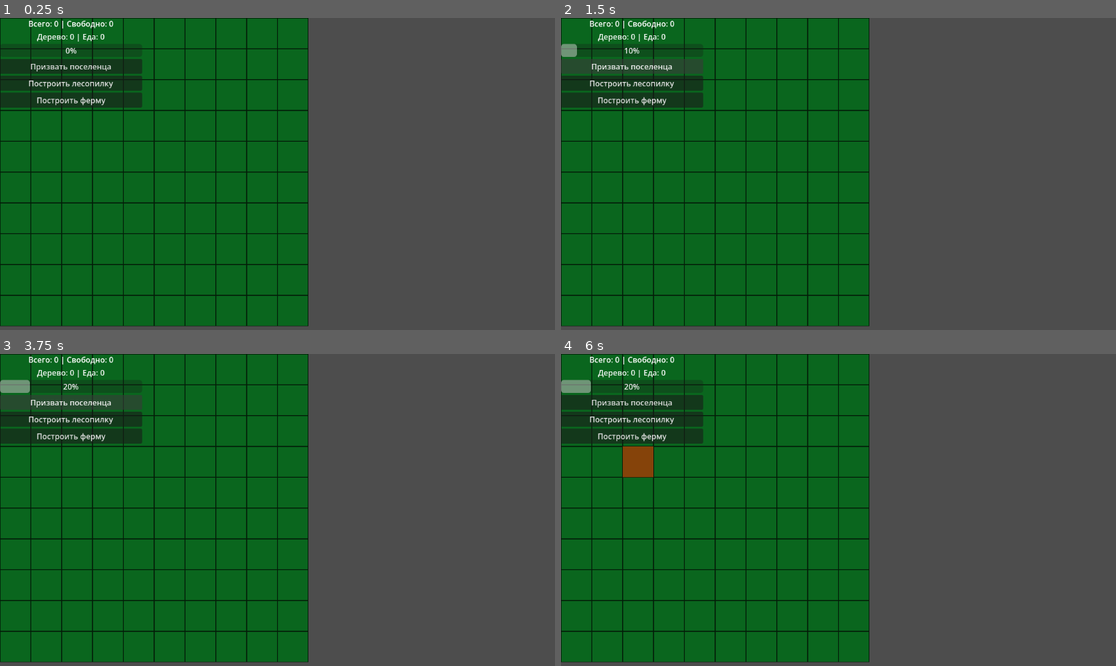
Above: before the commit, frames 1-4 (two rows, left to right).
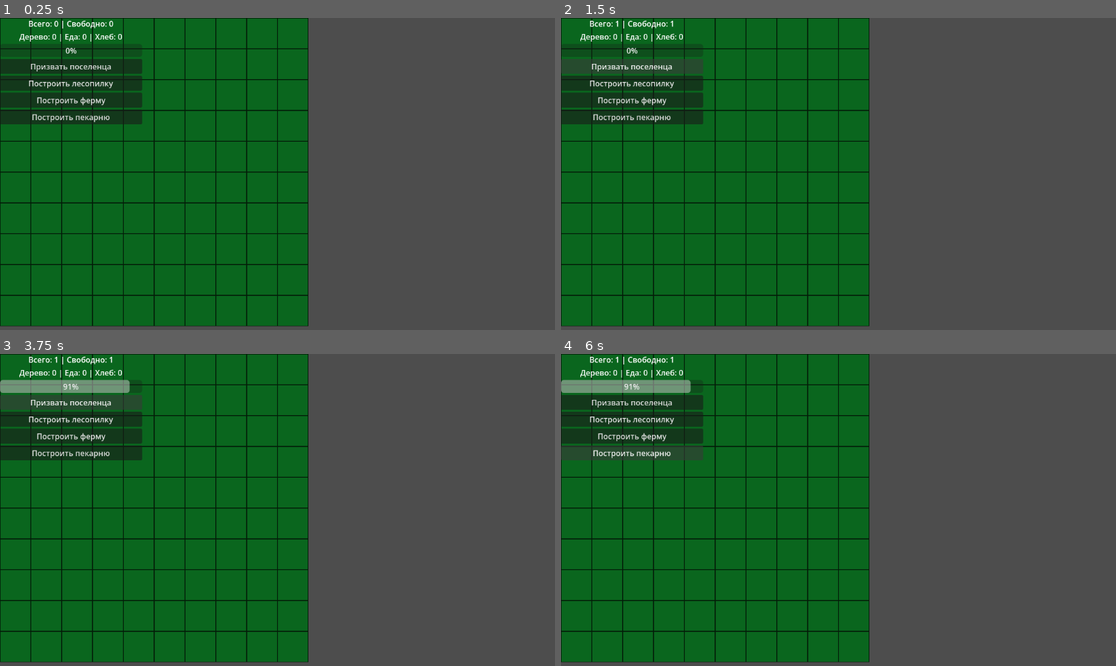
Above: after the commit, the same moments.

Repository: Daffix1/AppFromMyDad
Game: Godot game, scene res://Main.tscn
The game is run twice, just before and just after one commit, with the same random seed, the same clock (stepped at 60 frames per second) and the same inputs.
Inputs (mouse positions are in pixels of both pictures, inside the frame that each line leads up to):
- Up to frame 1 (0.25 s): no input
- Up to frame 2 (1.5 s): click (633, 117) at 0.5 s, where only the run after the commit has a clickable "Построить пекарню"; click "Призвать поселенца" at 1.25 s
- Up to frame 3 (3.75 s): click "Построить лесопилку" at 2 s; click "Построить ферму" at 2.75 s; click "Призвать поселенца" at 3.5 s
- Up to frame 4 (6 s): click "Построить лесопилку" at 4.25 s; click "Построить ферму" at 5 s; click (633, 453) at 5.75 s, where only the run after the commit has a clickable "Построить пекарню"

The runs differ from the first frame. In frame 1, 1.3% of the frame differs, in the area x 0-26%, y 4-35%; in frame 2, 1.5%; in frame 3, 2.1%; in frame 4, 2.5%, in the area x 0-26%, y 0-40%.

Commit message:
added feature is produce cycle. from 2 resources we create one. added new building Bakery added button and Ui for this build

Diff:
--- a/Main.tscn
+++ b/Main.tscn
@@ -68,6 +68,10 @@
 layout_mode = 2
 text = "Построить ферму"
 
+[node name="BuildBakeryButton" type="Button" parent="CanvasLayer/UI/VBoxContainer" unique_id=190894890]
+layout_mode = 2
+text = "Построить пекарню"
+
 [node name="World" type="Node2D" parent="." unique_id=1704474968]
 script = ExtResource("2_r0du0")
 
--- /dev/null
+++ b/buildings/bakery.tres
@@ -0,0 +1,22 @@
+[gd_resource type="Resource" script_class="BuildingData" format=3 uid="uid://6k5qnyt66k0k"]
+
+[ext_resource type="Script" uid="uid://8it2h0lnyavq" path="res://scripts/data/BuildingData.gd" id="1_ol83w"]
+
+[resource]
+script = ExtResource("1_ol83w")
+id = "bakery"
+building_name = "Пекарня"
+worker_slots = 2
+resource_costs = {
+"food": 10,
+"wood": 20
+}
+processing_time = 1.0
+processing_input = {
+"food": 3,
+"wood": 1
+}
+processing_output = {
+"bread": 1
+}
+metadata/_custom_type_script = "uid://8it2h0lnyavq"
--- a/scripts/managers/BuildingDatabase.gd
+++ b/scripts/managers/BuildingDatabase.gd
@@ -8,6 +8,7 @@
 func load_buildings() -> void:
 	register_building("res://buildings/lumber_mill.tres")
 	register_building("res://buildings/farm.tres")
+	register_building("res://buildings/bakery.tres")
 
 func register_building(path: String) -> void:
 	var building_data: BuildingData = load(path)
--- a/scripts/managers/BuildingManager.gd
+++ b/scripts/managers/BuildingManager.gd
@@ -69,7 +69,8 @@
 		"id": building_data.id,
 		"data": building_data,
 		"cell": cell,
-		"workers": 0
+		"workers": 0,
+		"processing_progress": 0.0
 	}
 
 	building_placed.emit(cell, building_data)
--- a/scripts/managers/PopulationManager.gd
+++ b/scripts/managers/PopulationManager.gd
@@ -13,7 +13,7 @@
 var required_points: int = 10
 
 # ===== Бонусы =====
-var click_power: int = 1
+var click_power: int = 10
 
 func add_click() -> void:
 	attraction_points += click_power
--- a/scripts/managers/ProductionManager.gd
+++ b/scripts/managers/ProductionManager.gd
@@ -1,4 +1,6 @@
 extends Node
+
+const PRODUCTION_TICK_SECONDS: float = 1.0
 
 
 func _ready() -> void:
@@ -7,11 +9,11 @@
 
 func start_production_loop() -> void:
 	while true:
-		produce_resources()
+		produce_resources(PRODUCTION_TICK_SECONDS)
+		await get_tree().create_timer(PRODUCTION_TICK_SECONDS).timeout
 
-		await get_tree().create_timer(1.0).timeout
 
-func produce_resources() -> void:
+func produce_resources(delta_seconds: float) -> void:
 	for building in BuildingManager.placed_buildings.values():
 		var building_data: BuildingData = building["data"]
 		var workers: int = building["workers"]
@@ -19,18 +21,88 @@
 		if workers <= 0:
 			continue
 
-		for resource_id in building_data.production_per_second:
-			var amount: int = building_data.production_per_second[resource_id]
+		if has_passive_production(building_data):
+			produce_passive_resources(building_data, workers)
 
-			ResourceManager.add_resource(
-				resource_id,
-				amount * workers
-			)
+		if has_processing_production(building_data):
+			process_building_cycle(building, building_data, workers, delta_seconds)
 
-			print(
-				building_data.building_name,
-				" произвёл ",
-				amount * workers,
-				" ",
-				resource_id
-			)
+
+func has_passive_production(building_data: BuildingData) -> bool:
+	return not building_data.production_per_second.is_empty()
+
+
+func has_processing_production(building_data: BuildingData) -> bool:
+	return(
+		not building_data.processing_input.is_empty()
+		and not building_data.processing_output.is_empty()
+		and building_data.processing_time > 0.0
+	)
+
+
+func produce_passive_resources(building_data: BuildingData, workers: int) -> void:
+	for resource_id in building_data.production_per_second.keys():
+		var amount: int = building_data.production_per_second[resource_id]
+		var total_amount := amount * workers
+
+		ResourceManager.add_resource(resource_id, total_amount)
+
+		print(
+			building_data.building_name,
+			" произвёл ",
+			total_amount,
+			" ",
+			resource_id
+		)
+
+
+func process_building_cycle(
+	building: Dictionary,
+	building_data: BuildingData,
+	workers: int,
+	delta_seconds: float
+) -> void:
+	building["processing_progress"] =+ delta_seconds
+
+	if building["processing_progress"] < building_data.processing_time:
+		return
+
+	building["processing_progress"] = 0.0
+
+	var total_input := multiply_resource_dictionary(
+		building_data.processing_input,
+		workers
+	)
+
+	var total_output := multiply_resource_dictionary(
+		building_data.processing_output,
+		workers
+	)
+
+	if not ResourceManager.has_resources(total_input):
+		print("Не хватает ресурсов для переработки в здании: ", building_data.building_name)
+		return
+
+	if not ResourceManager.spend_resources(total_input):
+		print("Не удалось списать ресурсы для переработки: ", building_data.building_name)
+		return
+
+	for resource_id in total_output.keys():
+		ResourceManager.add_resource(resource_id, total_output[resource_id])
+
+	print(
+		building_data.building_name,
+		" переработал ",
+		total_input,
+		" в ",
+		total_output
+	)
+
+
+func multiply_resource_dictionary(source: Dictionary, multiplier: int) -> Dictionary:
+	var result := {}
+
+	for resource_id in source.keys():
+		result[resource_id] = source[resource_id] * multiplier
+
+	return result
--- a/scripts/managers/ResourceManager.gd
+++ b/scripts/managers/ResourceManager.gd
@@ -4,7 +4,8 @@
 
 var resources: Dictionary = {
 	"wood": 0,
-	"food": 0
+	"food": 0,
+	"bread": 0
 }
 
 func add_resource(resource_id: String, amount: int) -> void:
--- a/scripts/ui/UiController.gd
+++ b/scripts/ui/UiController.gd
@@ -6,6 +6,7 @@
 @onready var summon_button: Button = $VBoxContainer/SummonButton
 @onready var build_lumber_mill_button: Button = $VBoxContainer/BuildLumberMillButton
 @onready var build_farm_button: Button = $VBoxContainer/BuildFarmButton
+@onready var build_bakery_button: Button = $VBoxContainer/BuildBakeryButton
 
 func _on_summon_button_pressed() -> void:
 	PopulationManager.add_click()
@@ -15,6 +16,9 @@
 
 func _on_build_farm_button_pressed() -> void:
 	BuildingManager.select_building("farm")
+
+func _on_build_bakery_button_pressed() -> void:
+	BuildingManager.select_building("bakery")
 
 func update_population_ui() -> void:
 	population_label.text = (
@@ -31,7 +35,8 @@
 func update_resources_ui() -> void:
 	var wood := ResourceManager.get_resource("wood")
 	var food := ResourceManager.get_resource("food")
-	resource_label.text = "Дерево: %s | Еда: %s" % [wood, food]
+	var bread := ResourceManager.get_resource("bread")
+	resource_label.text = "Дерево: %s | Еда: %s | Хлеб: %s" % [wood, food, bread]
 
 func _ready() -> void:
 	update_population_ui()
@@ -44,3 +49,4 @@
 	summon_button.pressed.connect(_on_summon_button_pressed)
 	build_lumber_mill_button.pressed.connect(_on_build_lumber_mill_button_pressed)
 	build_farm_button.pressed.connect(_on_build_farm_button_pressed)
+	build_bakery_button.pressed.connect(_on_build_bakery_button_pressed)
